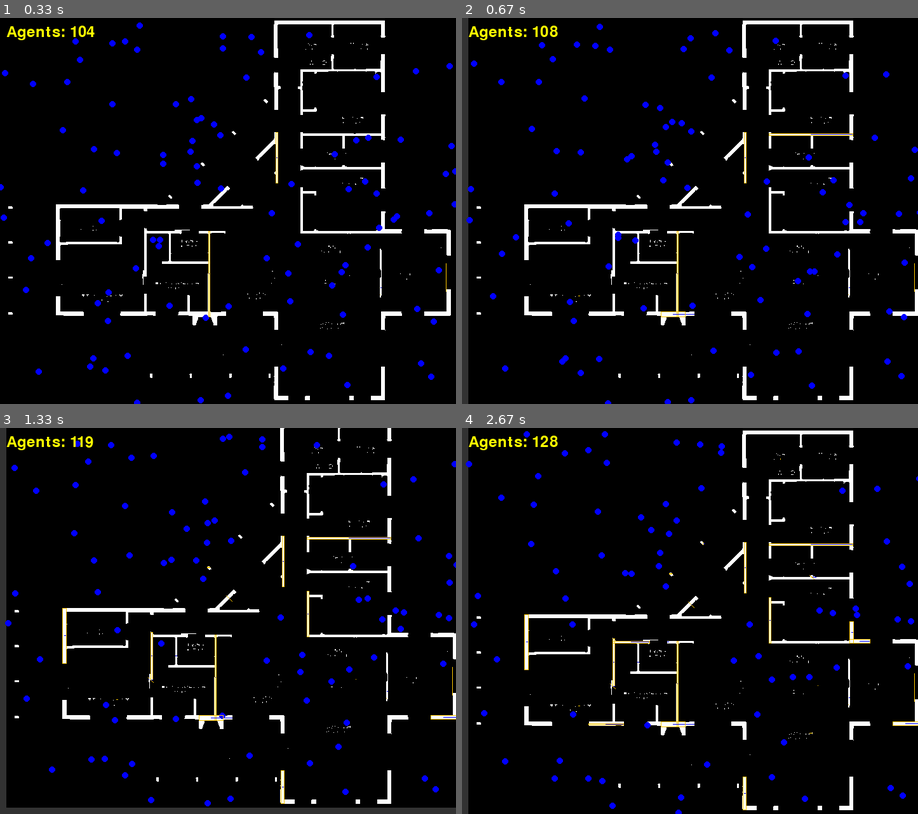
Above: before the commit, frames 1-4 (two rows, left to right).
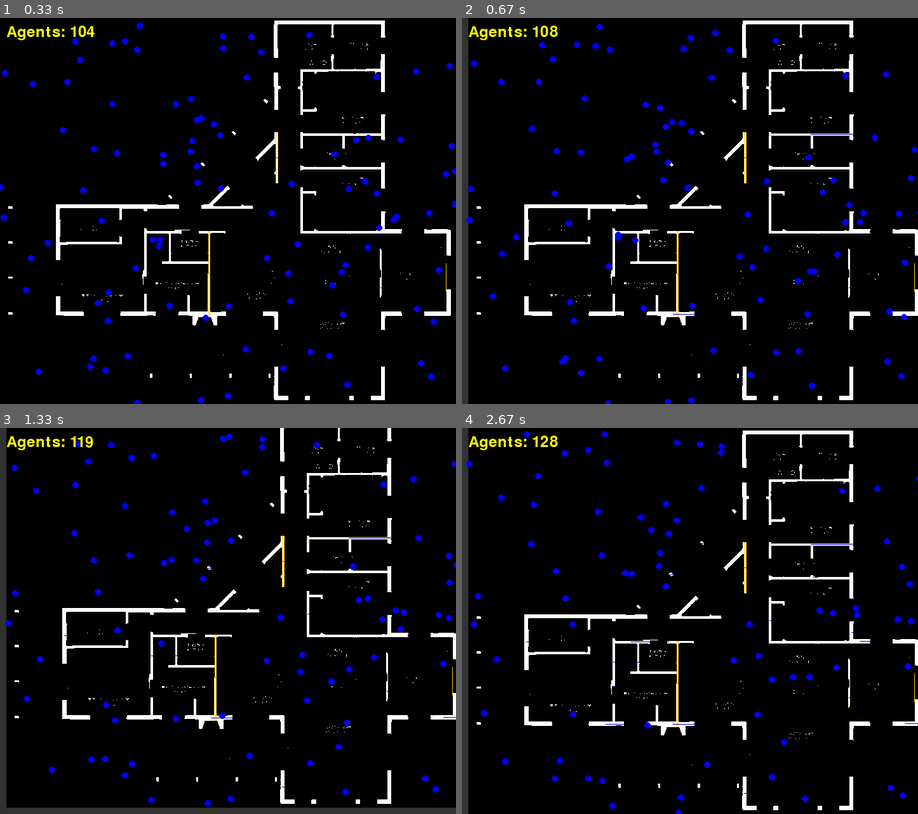
Above: after the commit, the same moments.

Repository: b62303411/house_gen
Game: pygame game, started from simulation.py
Same seed, same stepped clock (60 frames per second), same inputs: the game is played once before the commit and once after it.
Inputs:
- Up to frame 1 (0.33 s): no input
- Up to frame 2 (0.67 s): hold Right from 0.33 s (still down)
- Up to frame 3 (1.33 s): release Right at 0.8 s; hold Up 0.83-1.3 s
- Up to frame 4 (2.67 s): hold Right 1.33-1.8 s; hold Left 1.83-2.37 s; hold Down from 2.4 s (still down)

Frame 1 is identical in both runs. In frame 2, less than 0.1% of the frame differs, in the area x 25-50%, y 71-78%; in frame 3, 0.2%; in frame 4, 0.3%, in the area x 13-100%, y 8-100%.

Commit message:
.... some issues trying to figure out what it is..

Diff:
--- a/collision_box.py
+++ b/collision_box.py
@@ -13,34 +13,27 @@
 
     def get_area(self):
         return self.width*self.length
+
     def get_direction(self):
-        """
-        Convert a rotation angle to a direction vector, assuming default direction is (1,0).
+        angle_deg = round(self.rotation / 45.0) * 45 % 360
+        directions = {
+            0: (1, 0),
+            45: (math.sqrt(2)/2, math.sqrt(2)/2),
+            90: (0, 1),
+            135: (-math.sqrt(2)/2, math.sqrt(2)/2),
+            180: (-1, 0),
+            225: (-math.sqrt(2)/2, -math.sqrt(2)/2),
+            270: (0, -1),
+            315: (math.sqrt(2)/2, -math.sqrt(2)/2)
+        }
+        return directions.get(angle_deg, (0, 0))
 
-        Args:
-            rotation_angle (float): Angle in degrees
-
-        Returns:
-            tuple: Normalized direction vector as (dx, dy)
-        """
-        # Convert angle to radians
-        angle_rad = math.radians(self.rotation)
-
-        # Calculate direction vector components
-        dx = math.cos(angle_rad)
-        dy = math.sin(angle_rad)
-
-        # For grid movement, we need integer directions
-        # Round to nearest integer: 0, 1, or -1
-        if abs(dx) > abs(dy):
-            # Horizontal movement dominates
-            return (int(round(dx)), 0)
-        else:
-            # Vertical movement dominates
-            return (0, int(round(dy)))
-
+    def get_vector(self):
+        dir = self.get_direction()
+        vector = dir * self.length
+        return vector
     def get_center(self):
-        return self.center_x, self.center_y
+            return self.center_x, self.center_y
 
 
     def area_of_triangle(self, A, B, C):
@@ -71,6 +64,24 @@
         normal = (-direction[1], direction[0])
 
         return direction, normal
+
+    def is_parallel_to(self, other, tolerance=1e-5):
+        angle_diff = abs(self.rotation - other.rotation) % 180
+        return angle_diff < tolerance or abs(angle_diff - 180) < tolerance
+
+    def is_overlapping(self, other):
+        return other.is_point_inside(self.center_x,self.center_y)
+
+    def get_ray_trace_points(self):
+        direction = self.get_direction()
+        half_length = self.length / 2.0
+        points = []
+        for factor in [0.25, 0.5, 0.75]:
+            point_x = self.center_x + direction[0] * half_length * factor
+            point_y = self.center_y + direction[1] * half_length * factor
+            points.append((point_x, point_y))
+        return points
+
     def calculate_corners(self):
         if self.corners is not None:
             return self.corners
--- a/mushroom_agent.py
+++ b/mushroom_agent.py
@@ -7,6 +7,24 @@
 from agent import Agent
 from cell import Cell
 from collision_box import CollisionBox
+class Vector:
+    def __init__(self):
+        self.direction = (0,0)
+        self.position = (0,0)
+        self.lenght = 1
+
+class MinMax:
+    def __init__(self,
+                 min_x=9999, max_x=0, min_y=9999, max_y=0):
+        self.min_x = min_x
+        self.min_y = min_y
+        self.max_x = max_x
+        self.max_y = max_y
+    def evaluate(self,min_x=9999, max_x=9999, min_y=9999, max_y=9999):
+        self.min_x = min(self.min_x,min_x)
+        self.min_y = min(self.min_y,min_y)
+        self.max_y = min(self.max_y,max_y)
+        self.max_x = min(self.max_x,max_x)
 
 
 class Mushroom(Agent):
@@ -20,6 +38,7 @@
         self.state = "ray_trace"
         self.growth_cells = set()
         self.max_width = 1
+        self.overlapping = []
 
     def get_center(self):
         return self.collision_box.get_center()
@@ -37,12 +56,15 @@
             self.state = "width_assessment"
         elif self.state == "width_assessment":
             self.width_assessment_phase()
-            self.state = "width_expansion"
+            self.state = "pruning"
         elif self.state == "width_expansion":
             self.width_ray_trace()
             self.state = "pruning"
         elif self.state == "pruning":
             self.prunning_phase()
+            self.state = "overlap"
+        elif self.state == "overlap":
+            self.overlap_phase()
         elif self.state == "perimeter_reaction":
             self.perimeter_reaction_phase()
             self.state = "growth" if self.has_growth_cells() else "done"
@@ -64,14 +86,27 @@
             pass
         else:
             self.alive = False
-
+    def overlap_phase(self):
+        mushrooms = self.world.find_all(Mushroom)
+        for m in mushrooms:
+            if m != self:
+                if self.collision_box.is_parallel_to(m.collision_box):
+                    if self.collision_box.is_overlapping(m.collision_box):
+                        self.overlapping.append(m)
+
+        pass
     def ray_trace_phase(self):
         """Determine the longest axis."""
-        dx, dy, cx, cy = self.ray_trace()
+        dx, dy, cx, cy = self.ray_trace_from_center()
+        x, y = self.collision_box.get_center()
+        is_on_food = False
+        if self.world.is_food(x, y):
+            is_on_food = True
 
         self.stem_length = int(max(abs(dx), abs(dy)))
         self.collision_box.length = self.stem_length
         self.collision_box.width = int(min(abs(dx), abs(dy)))
+
         self.collision_box.center_y = cy
         self.collision_box.center_x = cx
         angle = self.calculate_rotation_from_direction(dx, dy)
@@ -79,7 +114,8 @@
         direction = (1, 0) if abs(dx) > abs(dy) and dx > 0 else (-1, 0) if abs(dx) > abs(dy) else (
             0, 1) if dy > 0 else (0, -1)
         x, y = self.collision_box.get_center()
-
+        if is_on_food and not self.world.is_food(x, y):
+            print("center out ?")
         print(
             f"Mushroom {self.id}: Ray trace - length={self.stem_length}, direction={direction}, center=({x}, {y})")
 
@@ -116,48 +152,17 @@
             self.widths[point] = width
         print(f"Mushroom {self.id}: Width assessed - {len(self.widths)} points")
 
+
     def width_ray_trace(self):
-        # Compute normalized direction and normal vector
-        dx, dy = self.collision_box.default_direction
-        magnitude = (dx ** 2 + dy ** 2) ** 0.5
-        norm_dir = (dx / magnitude, dy / magnitude)
-        normal = (-norm_dir[1], norm_dir[0])  # Unit normal vector
-
-        # Track min/max points along the normal direction
-        min_parallel = float('inf')
-        max_parallel = float('-inf')
-        min_thikness = float('inf')
-        for cell in self.root_cells:
-            # Left direction: opposite of the normal vector
-            left_dx, left_dy = -normal[0], -normal[1]
-            left_steps = self.trace_food_boundary(cell.x, cell.y, left_dx, left_dy)
-
-            # Right direction: along the normal vector
-            right_dx, right_dy = normal[0], normal[1]
-            right_steps = self.trace_food_boundary(cell.x, cell.y, right_dx, right_dy)
-
-            thickness = left_steps + right_steps
-            min_thikness = min(min_thikness, thickness)
-            # Calculate boundary points using displacement vectors
-            left_point = (
-                cell.x + left_dx * left_steps,
-                cell.y + left_dy * left_steps
-            )
-            right_point = (
-                cell.x + right_dx * right_steps,
-                cell.y + right_dy * right_steps
-            )
-
-            # Project points onto the normal vector to find width
-            # (dot product with normal gives signed distance)
-            left_projection = left_point[0] * normal[0] + left_point[1] * normal[1]
-            right_projection = right_point[0] * normal[0] + right_point[1] * normal[1]
-
-            min_parallel = min(min_parallel, left_projection, right_projection)
-            max_parallel = max(max_parallel, left_projection, right_projection)
-
-        # Stem width is the difference between max and min projections
-        stem_width = max_parallel - min_parallel
+        points = self.collision_box.get_ray_trace_points()
+
+        min_candidate = MinMax()
+        for p in points:
+            min_x, max_x, min_y, max_y = self.ray_trace(p[0],p[1])
+            min_candidate.evaluate(min_x,max_x,min_y,max_y)
+
+
+
 
     def trace_food_boundary(self, x, y, dx, dy):
         """Trace in a direction while food is present, return steps taken."""
@@ -237,7 +242,11 @@
                 not self.world.is_occupied(x, y) and
                 not self.world.collide_with_any(self, x, y))
 
-    def ray_trace(self):
+    def ray_trace_from_center(self):
+        center_x, center_y = self.get_center()
+        values = self.ray_trace(center_x,center_y)
+        return values
+    def ray_trace(self,x,y):
         center_x, center_y = self.get_center()
         values = self.scan_for_walls(center_x, center_y, self.collision_box.get_direction())
         return values
@@ -248,8 +257,16 @@
        - Then, count forward to find the total steps.
         """
         height, width = self.world.grid.shape
-
+        min_x = None
+        min_y = None
+        max_x = None
+        max_y = None
         # Step 1: Crawl backward until hitting a boundary
+        if self.world.is_food(int(x), int(y)):
+            min_x = x
+            min_y = y
+        else:
+            pass
         while 0 <= x < width and 0 <= y < height and self.world.is_food(int(x), int(y)):
             x -= dx
             y -= dy
@@ -268,17 +285,23 @@
             steps += 1  # Count steps only in the forward direction
             max_x = x
             max_y = y
-
+        if min_x is None or min_y is None:
+            pass
         return (steps, min_x, min_y, max_x, max_y)  # The total step count along this direction
 
     def scan_for_walls(self, x, y, direction):
         lengths = []
-        directions = [(1, 0), (0, 1)]
+        directions = [(1, 0), (0, 1), (.5, .5), (-.5, -.5)]
+        vectors = []
         min_x = 900
         min_y = 900
         max_x = 0
         max_y = 0
         for d in directions:
+            v = Vector()
+            v.direction = d
+            v.position = (x, y)
+            vectors.append(v)
             data = self.measure_extent(x, y, d[0], d[1])
             min_x = min(data[1] + 1, min_x)
             min_y = min(data[2] + 1, min_y)
@@ -290,6 +313,7 @@
         center_y = (min_y + max_y) / 2.0
         lenght_x = lengths[0][0]
         lenght_y = lengths[1][0]
+
 
         return (lenght_x, lenght_y, center_x, center_y)
 
@@ -355,7 +379,7 @@
         self.branches.extend(other.branches)
         for cell in other.root_cells | other.core_cells:
             self.world.occupied[cell.y, cell.x] = self.id
-        min_x, max_x, min_y, max_y = self.ray_trace()
+        min_x, max_x, min_y, max_y = self.ray_trace_from_center()
         self.update_bounding_box_and_center(min_x, max_x, min_y, max_y)
         other.alive = False
 
--- a/mushroom_tests.py
+++ b/mushroom_tests.py
@@ -37,6 +37,7 @@
                              "Only one mushroom should spawn per cluster")
 
     def test_wall_detection_horizontal_wall(self):
+        self.mushroom = Mushroom(2, 4, self.world, 1)
         self.world.grid[4:7, 2:12] = 1  # Horizontal wall (3 pixels thick, 4 pixels long)
         self.assertFalse(self.world.is_food(int(1), int(3)))
         self.assertTrue(self.world.is_food(int(2), int(4)))
@@ -50,13 +51,14 @@
         self.mushroom.run()
         self.assertEqual(self.mushroom.state, "width_assessment")
         self.mushroom.run()
-        self.assertEqual(self.mushroom.state,"width_expansion")
+        #self.assertEqual(self.mushroom.state,"width_expansion")
         self.mushroom.run()
         corners = self.mushroom.collision_box.calculate_corners()
         bottom_right = corners [0]
         other = corners [1]
         top_let = corners[2]
-
+        dir = self.mushroom.collision_box.get_direction()
+        self.assertEqual(dir[0],1)
         self.assertEqual(top_let[0], 11)
         self.assertEqual(top_let[1], 4)
         self.assertEqual(bottom_right[0],2)
@@ -66,10 +68,46 @@
         for c in corners:
             self.assertTrue(self.mushroom.collidepoint(c[0],c[1]))
         self.assertTrue(self.mushroom.center_on_food())
-        #self.assertEqual(self.mushroom.max_x,11)
-        #self.assertEqual(self.mushroom.min_y,4)
-        #self.assertEqual(self.mushroom.max_y,6)
+        x, y = self.mushroom.get_center()
+        self.assertEqual(x, 6.5)
+        self.assertEqual(y, 5)
 
+    def test_wall_detection_vertical_wall(self):
+        self.mushroom = Mushroom(4,2, self.world, 1)
+        self.world.grid[2:12,4:7] = 1  # Horizontal wall (3 pixels thick, 4 pixels long)
+        self.assertFalse(self.world.is_food(int(2), int(4)))
+        self.assertTrue(self.world.is_food(int(4), int(4)))
+        self.assertFalse(self.world.is_food(int(2), int(4)))
+        is_food = self.world.is_food_at(self.mushroom.get_center())
+        self.assertTrue(is_food, "Mushroom need to be on the food")
+        self.mushroom.run()
+        self.assertLessEqual(self.mushroom.collision_box.width,3)
+        self.assertLessEqual(self.mushroom.collision_box.length,10)
+        self.assertEqual(self.mushroom.state,"stem_growth")
+        self.mushroom.run()
+        self.assertEqual(self.mushroom.state, "width_assessment")
+        self.mushroom.run()
+        #self.assertEqual(self.mushroom.state,"width_expansion")
+        self.mushroom.run()
+        corners = self.mushroom.collision_box.calculate_corners()
+        bottom_right = corners [0]
+        other = corners [1]
+        top_let = corners[2]
+        dir = self.mushroom.collision_box.get_direction()
+        self.assertEqual(dir[0],0)
+        self.assertEqual(dir[1], 1)
+        self.assertEqual(top_let[0], 4)
+        self.assertEqual(top_let[1], 11)
+        self.assertEqual(bottom_right[0],6)
+        self.assertEqual(bottom_right[1], 2)
+        self.assertEqual(other[0], 6)
+        self.assertEqual(other[1], 11)
+        for c in corners:
+            self.assertTrue(self.mushroom.collidepoint(c[0],c[1]))
+        self.assertTrue(self.mushroom.center_on_food())
+        x,y = self.mushroom.get_center()
+        self.assertEqual(x, 5)
+        self.assertEqual(y,6.5)
     def test_wall_detection(self):
         pass
 
--- a/world.py
+++ b/world.py
@@ -50,6 +50,13 @@
                     return True
         return False
 
+    def find_all(self, type):
+        results = []
+        for a in self.agents:
+            if isinstance(a, type):
+                results.append(a)
+        return results
+
     def create_mushroom(self, x, y):
         mush = self.af.create_mushroom(self, x, y)
         self.agents.append(mush)
